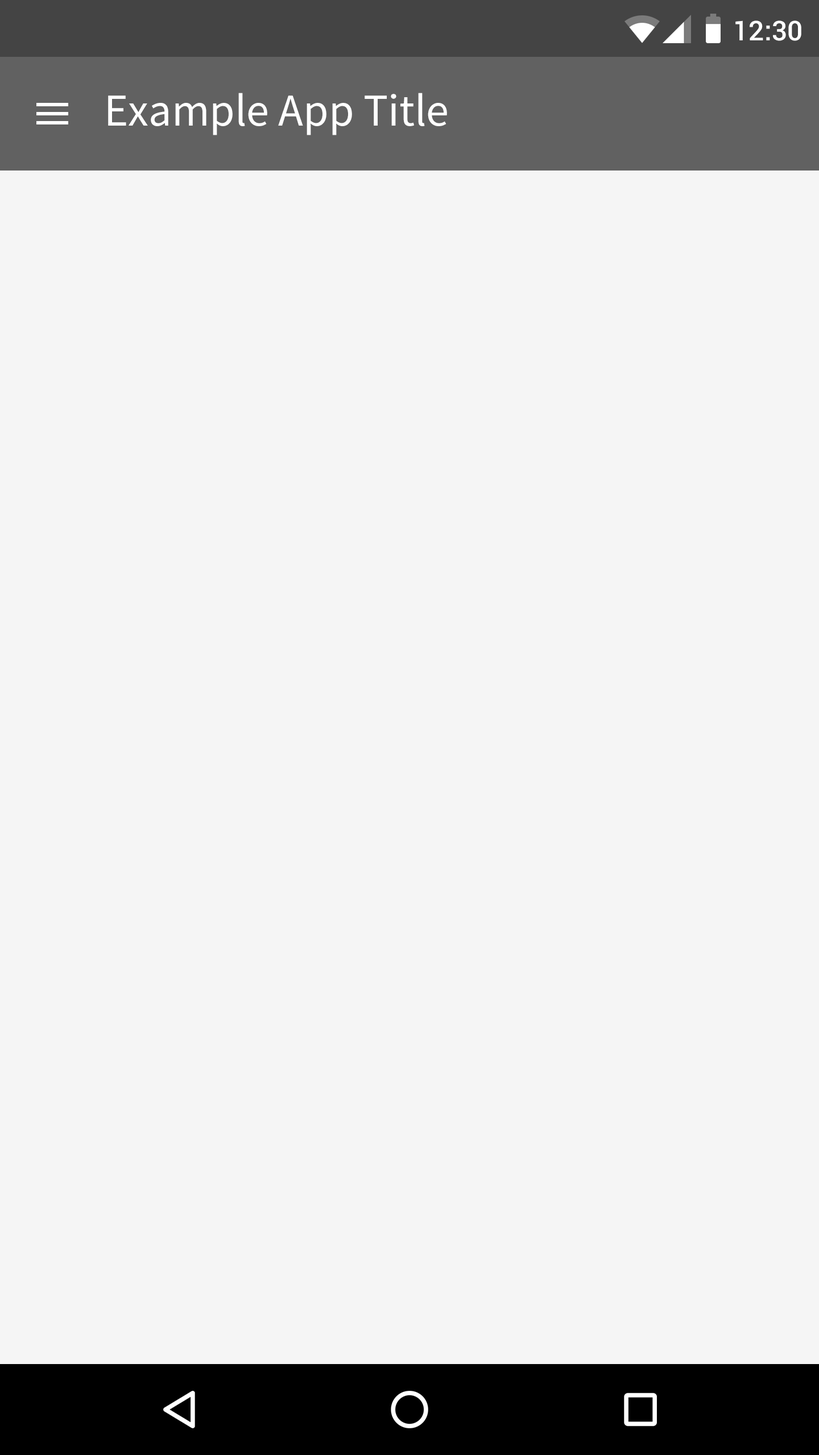
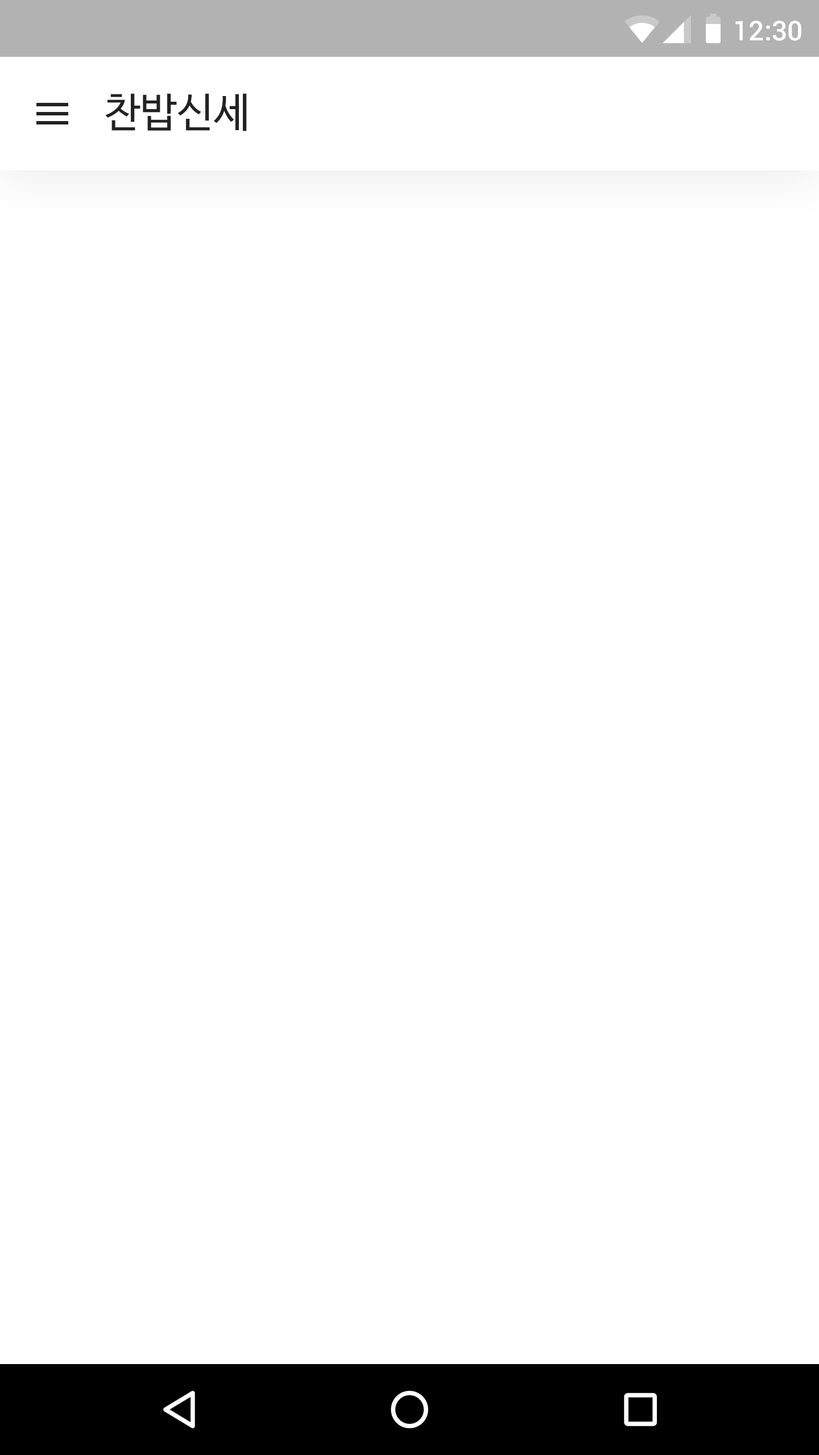
The second 819x1455 image is a revision of the first. Changes to its layers:
renamed "Example App Title" to "찬밥신세", painted on it over [105, 92, 447, 136]
painted on "Background" (2nd of 3, in "Action Bar") over [0, 0, 819, 171]
painted on "Background" (3rd of 3) over [0, 0, 819, 1365]
